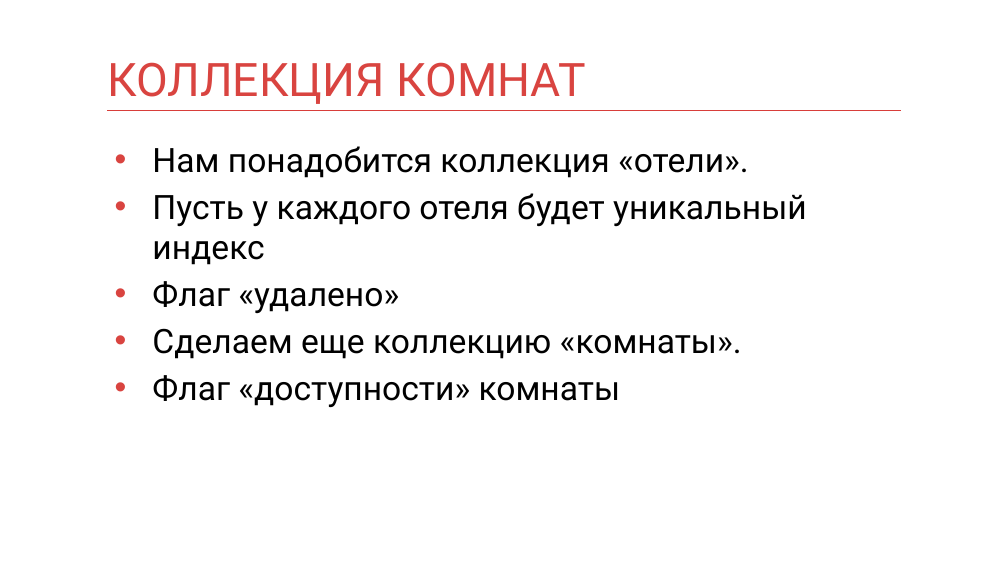
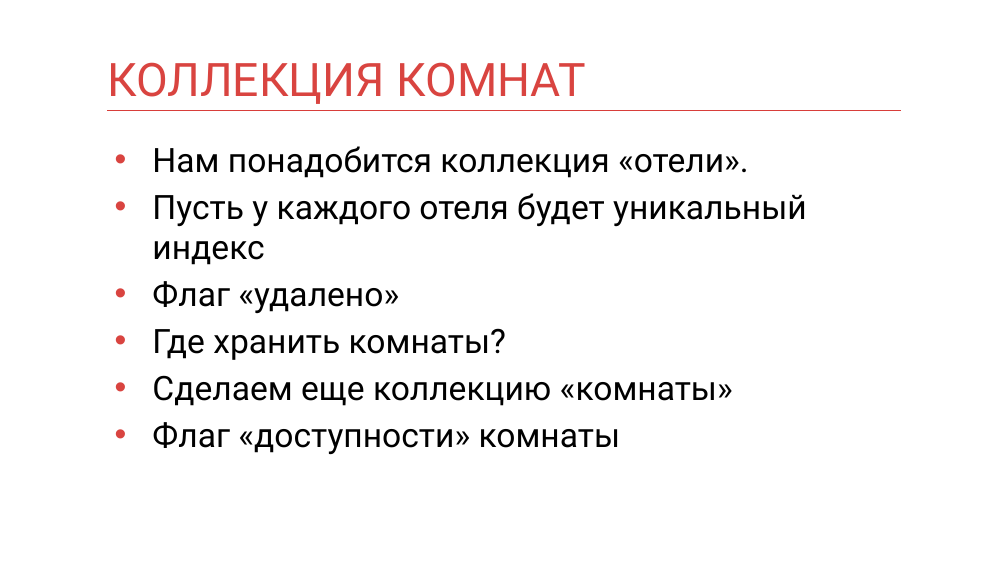
Before and after one commit to mnenorm74/web-game, a slide deck: slide 39 of db.pptx. Drawn at 1008x567 pixels with LibreOffice and Linux fonts; fonts in the diff are those of the drawing. Boxes give left, top, right and bottom in pixels: in the first picture for what was removed or moved away, otherwise in the second. Text is boxed around its words. In the diff, an @@ line names an element or a change of style, - is before the commit and + after.

```diff
--- a/db.pptx
+++ b/db.pptx
@@ text at bbox=[152, 328, 733, 406]: text changed @@
-• Сделаем еще коллекцию «комнаты».
+• Где хранить комнаты?
+• Сделаем еще коллекцию «комнаты»
```
Also in this commit, not shown: 23 other slides changed, 13 slides added, 9 slides removed, 1 other file.
